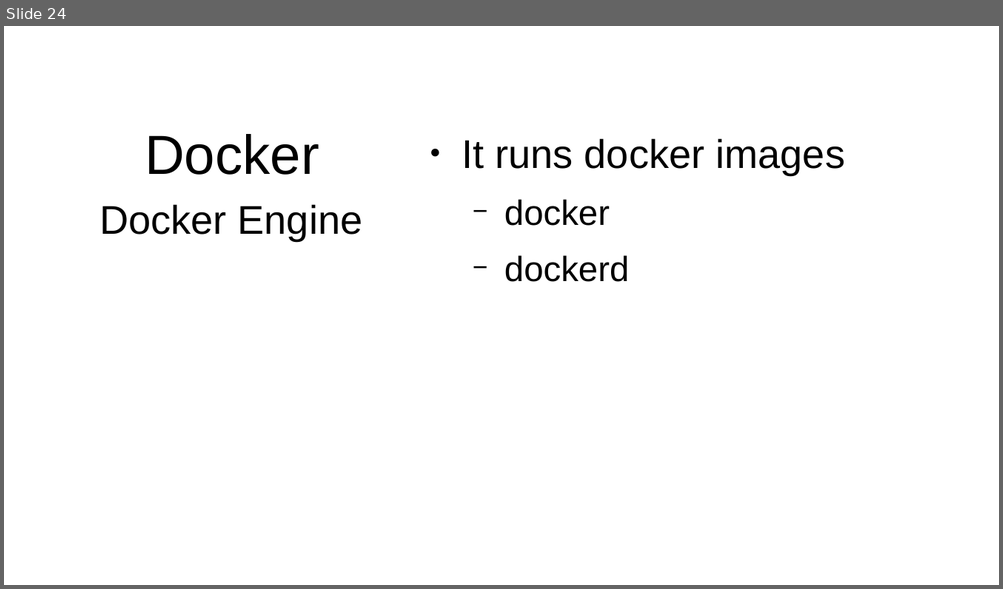
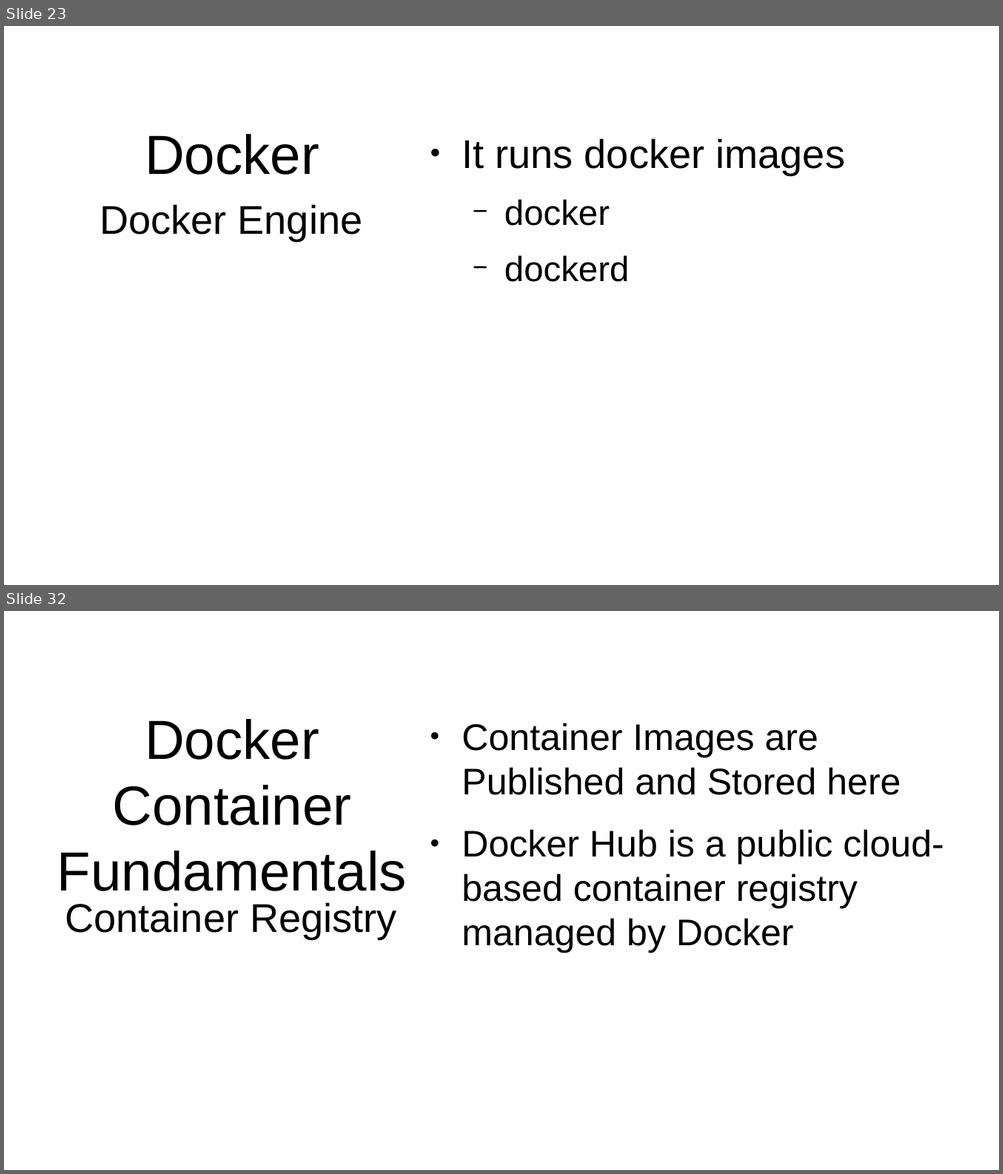
Before and after one commit to JasonvanBrackel/ContainYourEnthusiasm, a slide deck: Contain Your Enthusiasm 2018.2.odp. Shown one above the other, each under a label of ours: slide 24 before the commit, slides 23 and 32 after it; the slides between them are not shown. The pictures are 1003x589 and 1003x1174 pixels, drawn with LibreOffice and Linux fonts; fonts in the diff are those of the drawing; background and template pictures are left out. Boxes give left, top, right and bottom in pixels: in the first picture for what was removed or moved away, otherwise in the second. Text is boxed around its words. In the diff, an @@ line names an element or a change of style, - is before the commit and + after.

Commit message:
(WIP) finished first pass Docker information

```diff
--- a/Contain Your Enthusiasm 2018.2.odp
+++ b/Contain Your Enthusiasm 2018.2.odp
@@ slide 32 added at (4, 611, 999, 1170), background #FFFFFF @@
@@ title added at (57, 719, 407, 891), 44 pt, text #000000 @@
+Docker Container Fundamentals
@@ text added at (461, 723, 943, 953), 29.6 pt, text #000000 @@
+● Container Images are Published and Stored here
+● Docker Hub is a public cloud-based container registry managed by Docker
@@ text added at (65, 903, 397, 939), 32 pt, text #000000 @@
+Container Registry
@@ what was slide 24 is now slide 23 @@
```
Also in this commit, not shown: 2 slides changed, 55 other slides added, 1 slide removed.
